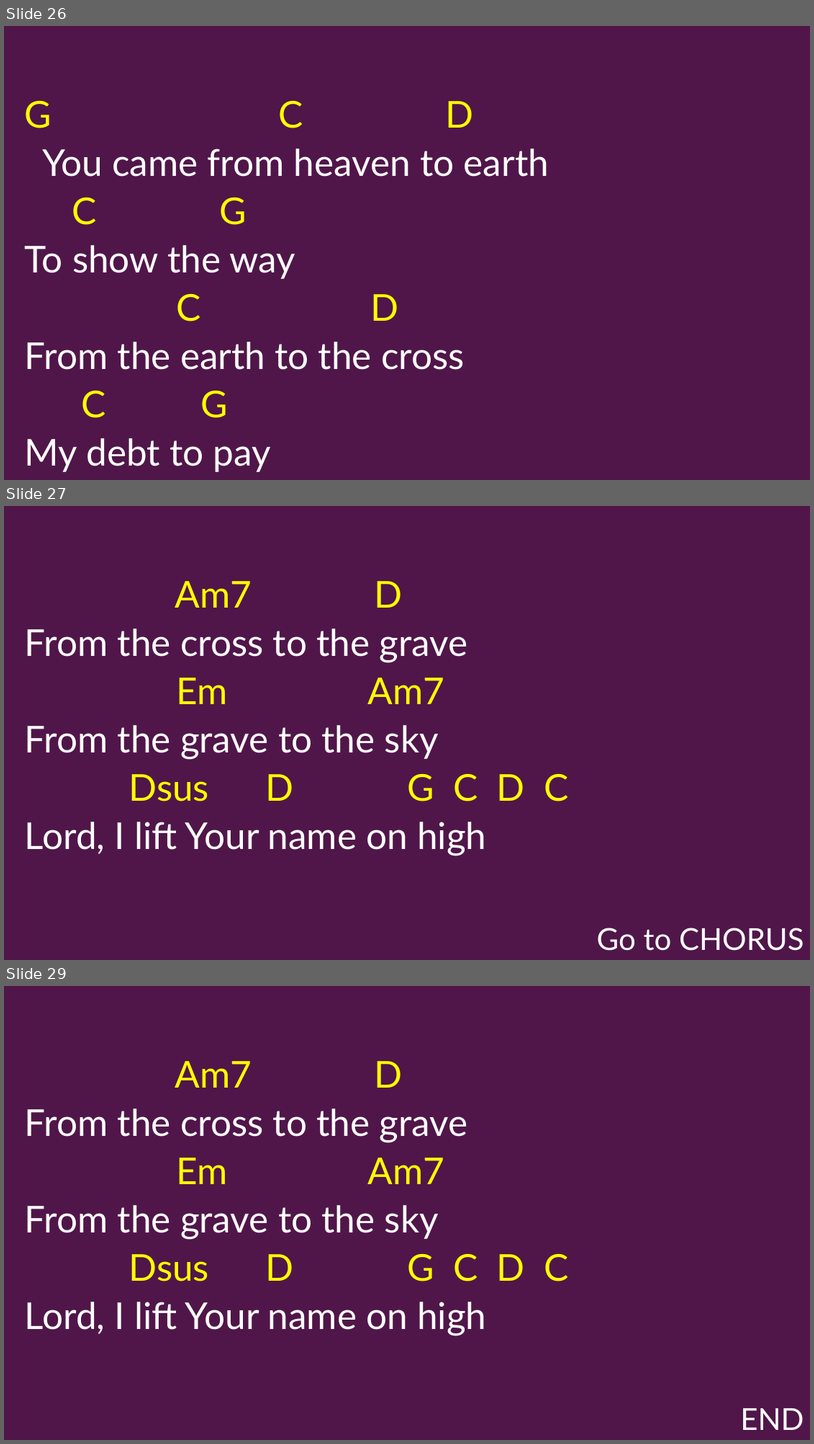
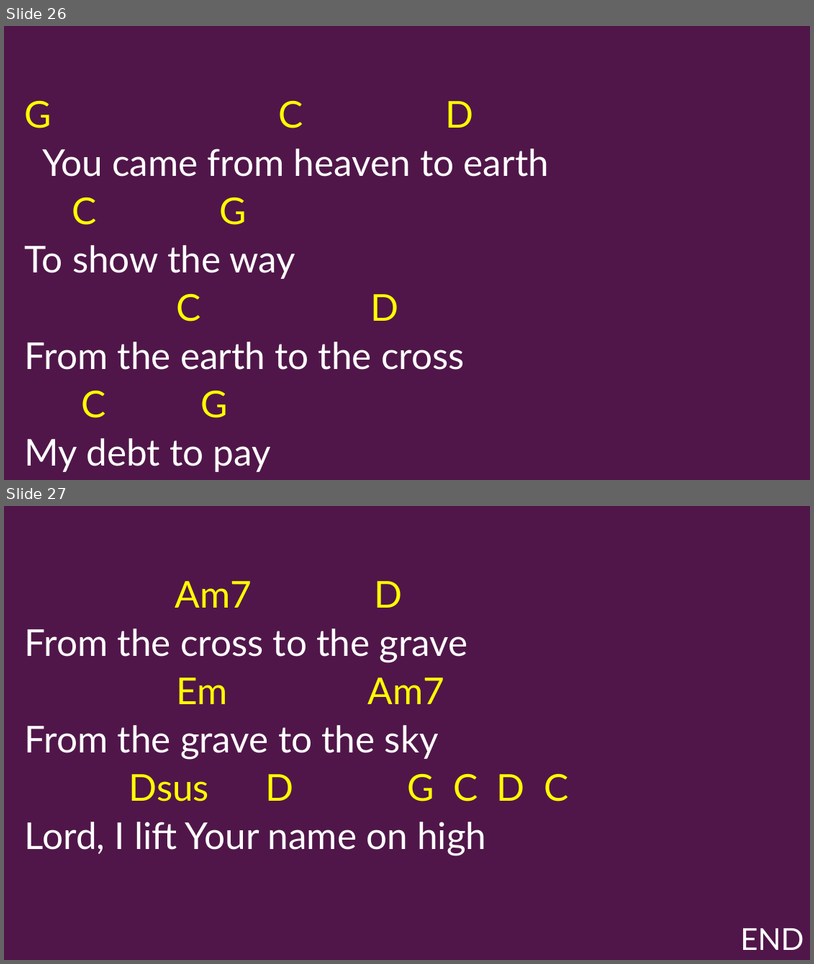
Before and after one commit to kendall412/worship, a slide deck: set/2026-11-22 ECBC-CH.pptx. Shown one above the other, each under a label of ours: slides 26, 27 and 29 before the commit, slides 26 and 27 after it; the slides between them are not shown. The pictures are 814x1444 and 814x964 pixels, drawn with LibreOffice and Linux fonts; fonts in the diff are those of the drawing. Boxes give left, top, right and bottom in pixels: in the first picture for what was removed or moved away, otherwise in the second. Text is boxed around its words. In the diff, an @@ line names an element or a change of style, - is before the commit and + after.

```diff
--- a/set/2026-11-22 ECBC-CH.pptx
+++ b/set/2026-11-22 ECBC-CH.pptx
@@ slide 27 removed at (x1=4, y1=506, x2=810, y2=960), background #501649 @@
@@ subtitle removed at (x1=25, y1=581, x2=568, y2=856) @@
-Am7 D
-From the cross to the grave
-Em Am7
-From the grave to the sky
-Dsus D G C D C
-Lord, I lift Your name on high
@@ text removed at (x1=597, y1=927, x2=804, y2=950) @@
-Go to CHORUS
@@ what was slide 29 is now slide 27 @@
```
Also in this commit, not shown: 11 slides changed, 1 other slide removed.
